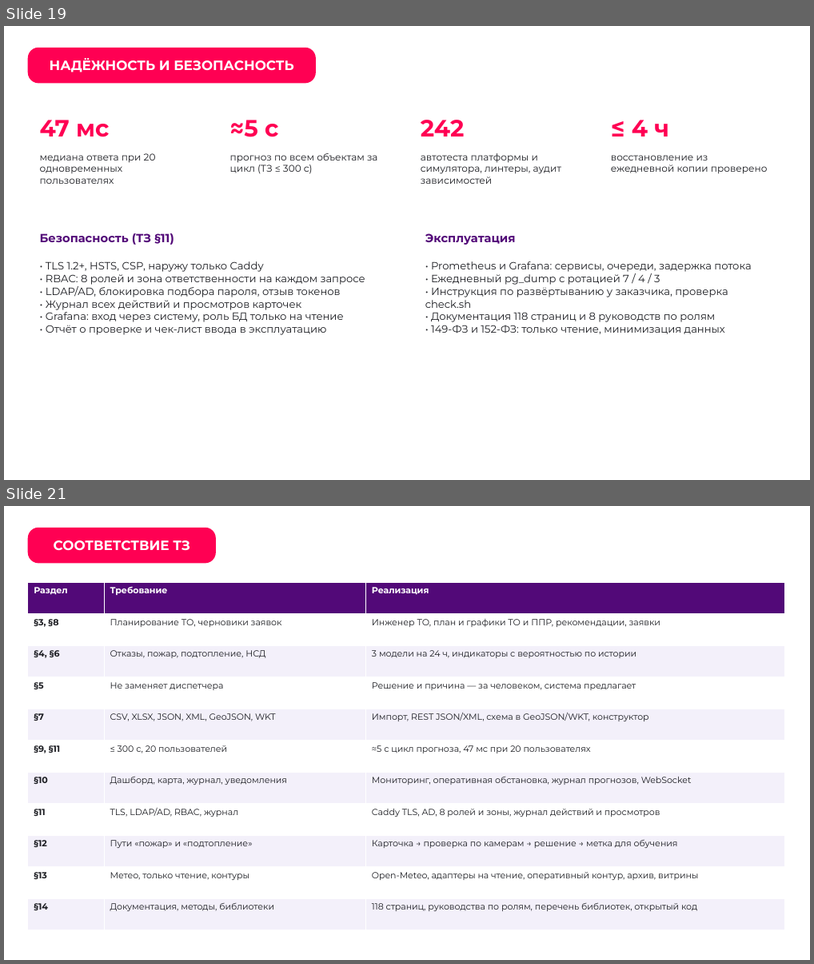
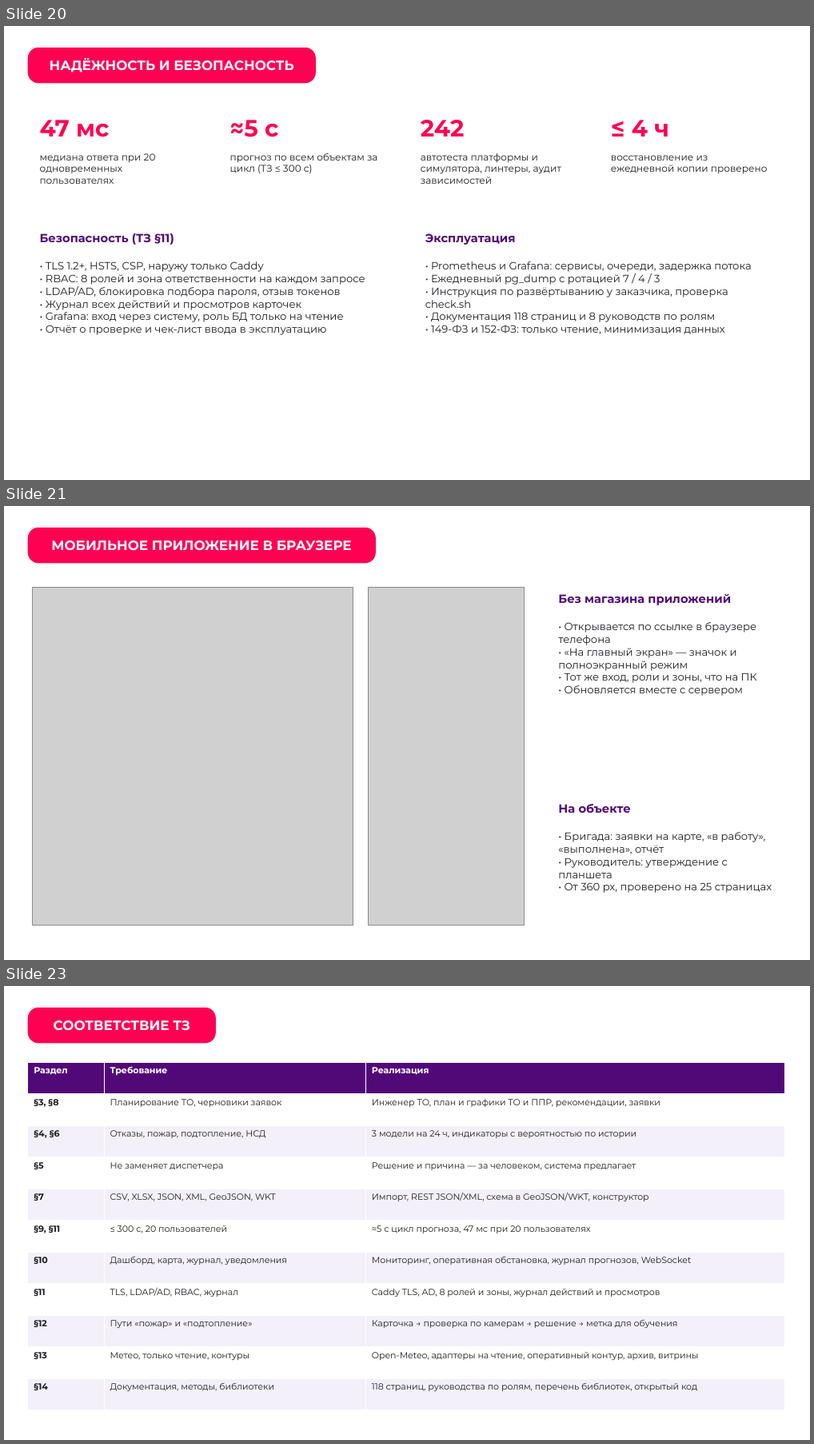
Before and after one commit to Microgit-dev/collector_incident_forecast, a slide deck: docs/delivery/out/Презентация.pptx. Shown one above the other, each under a label of ours: slides 19 and 21 before the commit, slides 20, 21 and 23 after it; the slides between them are not shown. The pictures are 814x964 and 814x1444 pixels, drawn with LibreOffice and Linux fonts; fonts in the diff are those of the drawing; grey boxes stand for pictures; background and template pictures are left out. Boxes give left, top, right and bottom in pixels: in the first picture for what was removed or moved away, otherwise in the second. Text is boxed around its words. In the diff, an @@ line names an element or a change of style, - is before the commit and + after.

```diff
--- a/docs/delivery/out/Презентация.pptx
+++ b/docs/delivery/out/Презентация.pptx
@@ slide 21 added at [4, 506, 810, 960], background picture (left out) @@
@@ rounded rectangle added at [27, 527, 376, 563], fill #FF0053, 16 pt, text #FFFFFF, bold @@
+МОБИЛЬНОЕ ПРИЛОЖЕНИЕ В БРАУЗЕРЕ
@@ rounded rectangle added at [29, 584, 357, 929], fill #FFFFFF @@
@@ picture added at [33, 587, 353, 925] @@
@@ rounded rectangle added at [365, 584, 528, 929], fill #FFFFFF @@
@@ picture added at [368, 587, 524, 925] @@
@@ rounded rectangle added at [547, 582, 786, 778], fill #FFFFFF @@
@@ text added at [558, 594, 731, 605], 14 pt, text #520978, bold @@
+Без магазина приложений
@@ text added at [558, 622, 758, 696], 12.5 pt, text #1C1D22 @@
+• Открывается по ссылке в браузере телефона
+• «На главный экран» — значок и полноэкранный режим
+• Тот же вход, роли и зоны, что на ПК
+• Обновляется вместе с сервером
@@ rounded rectangle added at [547, 792, 786, 929], fill #FFFFFF @@
@@ text added at [558, 804, 631, 812], 14 pt, text #520978, bold @@
+На объекте
@@ text added at [558, 832, 772, 892], 12.5 pt, text #1C1D22 @@
+• Бригада: заявки на карте, «в работу», «выполнена», отчёт
+• Руководитель: утверждение с планшета
+• От 360 px, проверено на 25 страницах
@@ what was slide 19 is now slide 20 @@
@@ what was slide 21 is now slide 23 @@
```
Also in this commit, not shown: 1 slide changed, 1 other slide added, 1 other file.
